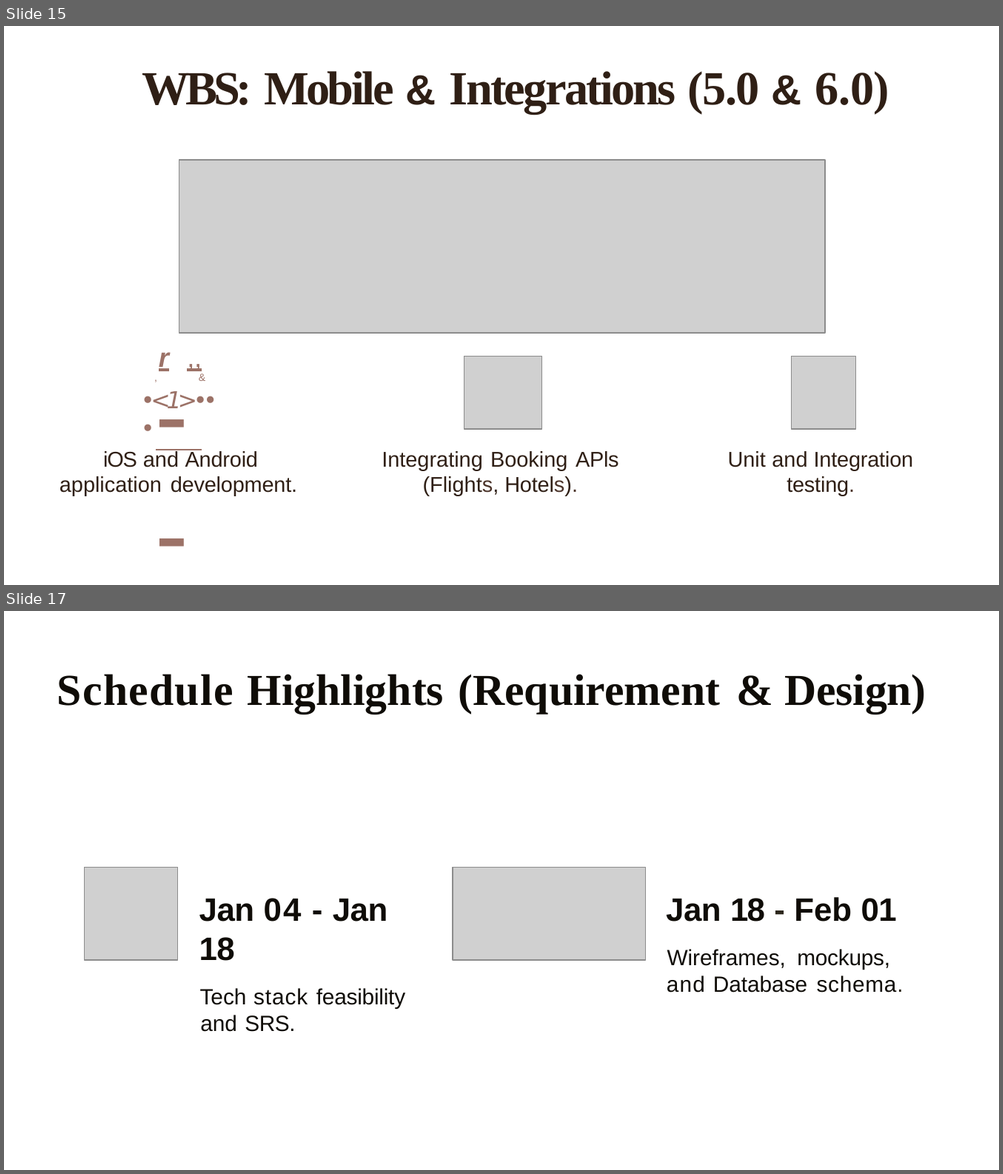
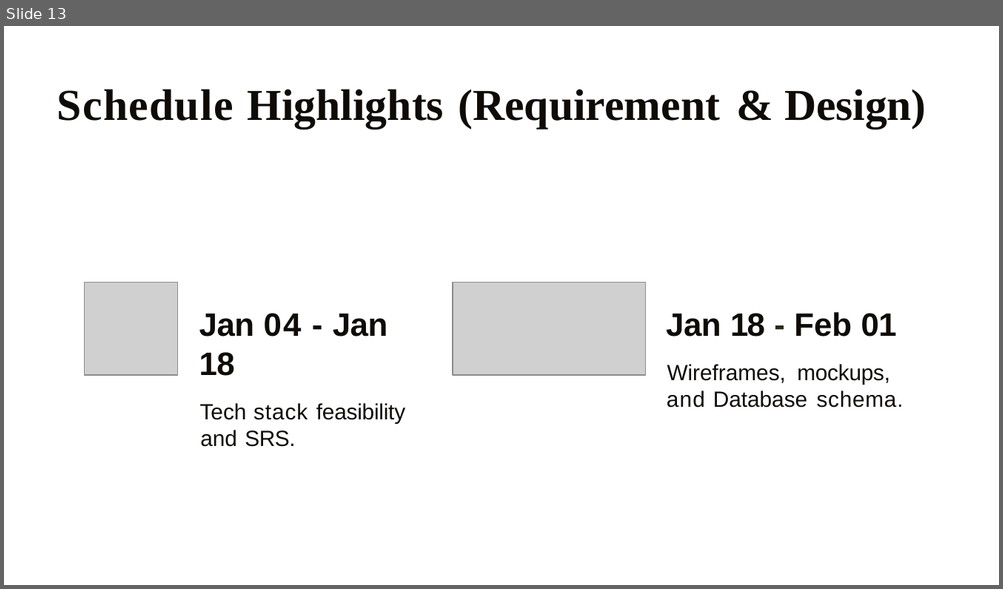
Before and after one commit to BSNP-17/Project, a slide deck: Documentation/TravelEase PPT.pptx. Shown one above the other, each under a label of ours: slides 15 and 17 before the commit, slide 13 after it; the slides between them are not shown. The pictures are 1003x1174 and 1003x589 pixels, drawn with LibreOffice and Linux fonts; fonts in the diff are those of the drawing; grey boxes stand for pictures. Boxes give left, top, right and bottom in pixels: in the first picture for what was removed or moved away, otherwise in the second. Text is boxed around its words. In the diff, an @@ line names an element or a change of style, - is before the commit and + after.

```diff
--- a/Documentation/TravelEase PPT.pptx
+++ b/Documentation/TravelEase PPT.pptx
@@ slide 15 removed at (4,26,999,585), background #FFFFFF @@
@@ title removed at (142,71,890,113) @@
-WBS: Mobile & Integrations (5.0 & 6.0)
@@ picture removed at (179,160,825,333) @@
@@ text removed at (154,349,207,471) @@
---
@@ text removed at (159,352,169,372) @@
-r ,,
@@ picture removed at (464,356,542,429) @@
@@ picture removed at (791,356,855,429) @@
@@ text removed at (153,370,159,385) @@
-,
@@ text removed at (197,370,207,385) @@
-&
@@ text removed at (141,392,217,409) @@
-•<1>•••
@@ text removed at (103,452,258,468) @@
-iOS and Android
@@ freeform shape removed at (156,451,202,451) @@
@@ text removed at (381,452,618,496) @@
-Integrating Booking APls (Flights, Hotels).
@@ text removed at (728,452,913,496) @@
-Unit and Integration testing.
@@ text removed at (60,477,297,496) @@
-application development.
@@ what was slide 17 is now slide 13 @@
```
Also in this commit, not shown: 5 slides changed, 11 other slides removed, 9 other files.
